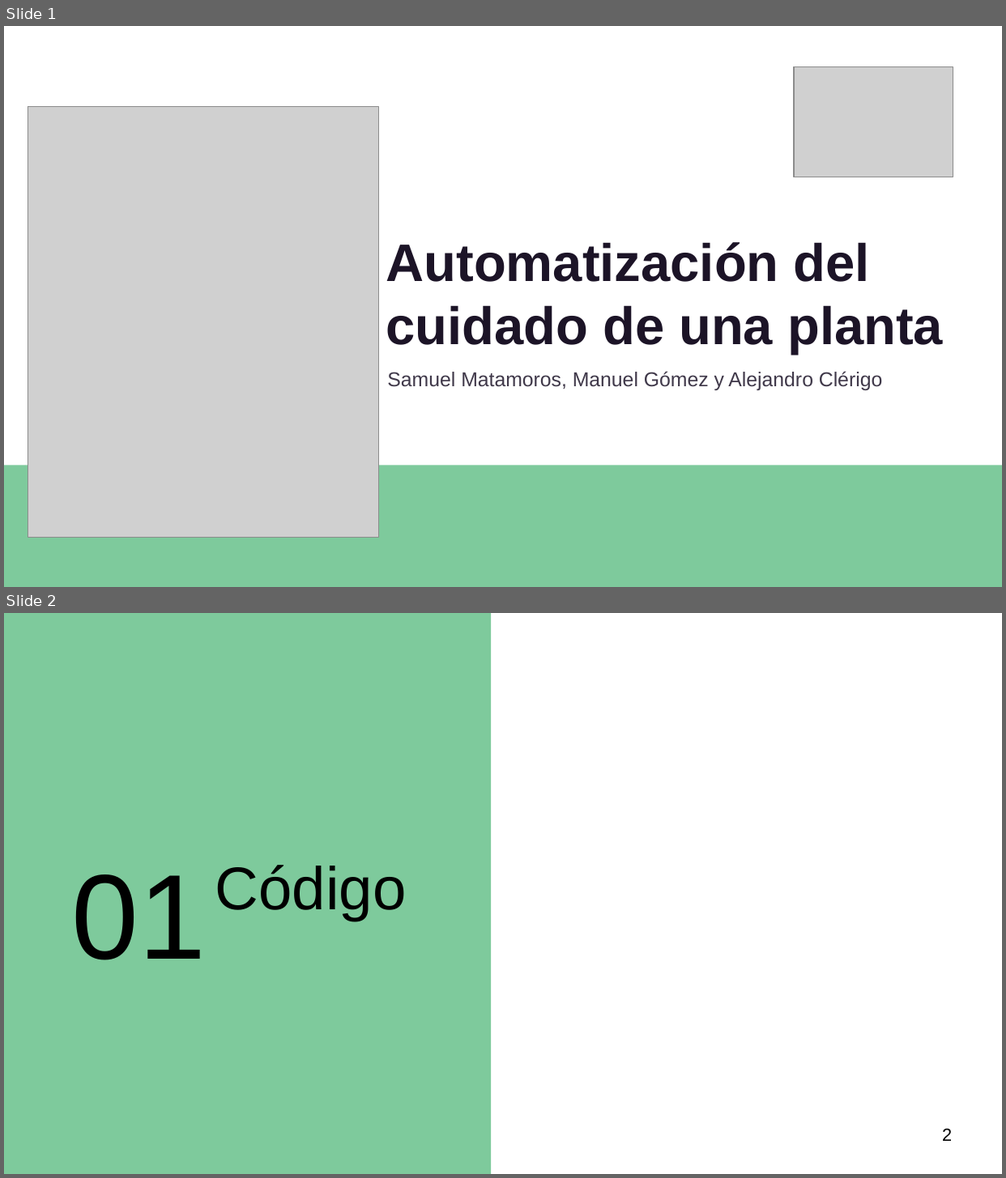
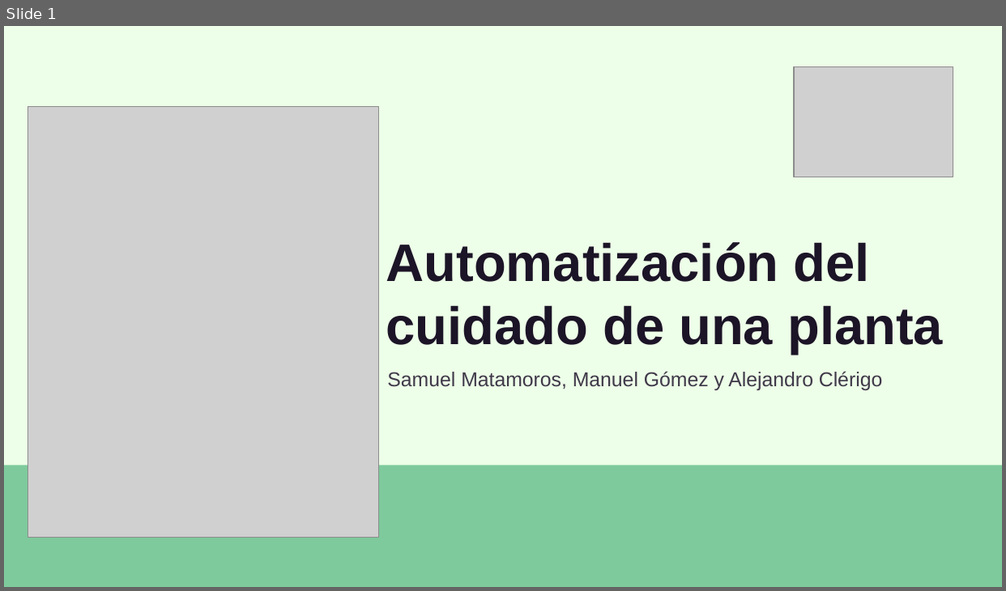
Before and after one commit to SamuelMatamoros/Automating-the-care-of-a-plant, a slide deck: Documentos/Presentación/DefensaProyecto.odp. Shown one above the other, each under a label of ours: slides 1 and 2 before the commit, slide 1 after it. The pictures are 1006x1178 and 1006x591 pixels, drawn with LibreOffice and Linux fonts; fonts in the diff are those of the drawing; grey boxes stand for pictures. Boxes give left, top, right and bottom in pixels: in the first picture for what was removed or moved away, otherwise in the second. Text is boxed around its words. In the diff, an @@ line names an element or a change of style, - is before the commit and + after.

```diff
--- a/Documentos/Presentación/DefensaProyecto.odp
+++ b/Documentos/Presentación/DefensaProyecto.odp
@@ slide 2 removed at (x1=4, y1=613, x2=1002, y2=1174), background #FFFFFF @@
@@ rectangle removed at (x1=4, y1=613, x2=491, y2=1174) @@
@@ text removed at (x1=72, y1=875, x2=206, y2=960) @@
-01
@@ subtitle removed at (x1=215, y1=865, x2=407, y2=921) @@
-Código
@@ page number removed at (x1=942, y1=1129, x2=952, y2=1141) @@
-2
@@ slide 1 changed as well @@
@@ background #FFFFFF to #EDFFE8 @@
```
Also in this commit, not shown: 22 slides added, 2 other files.
